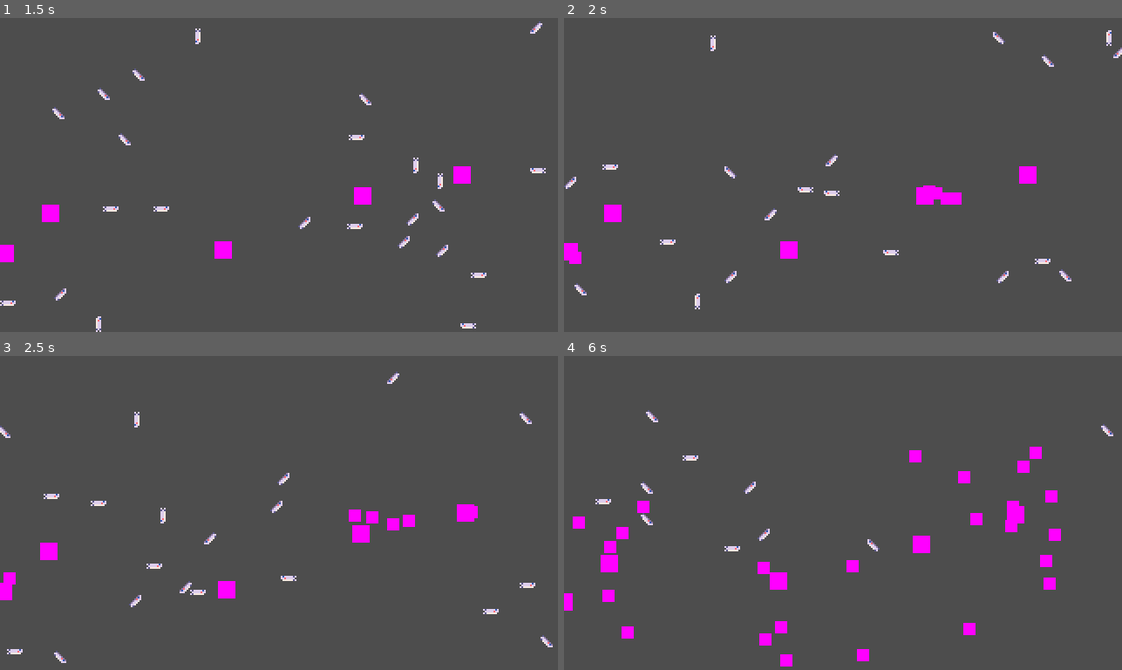
Above: before the commit, frames 1-4 (two rows, left to right).
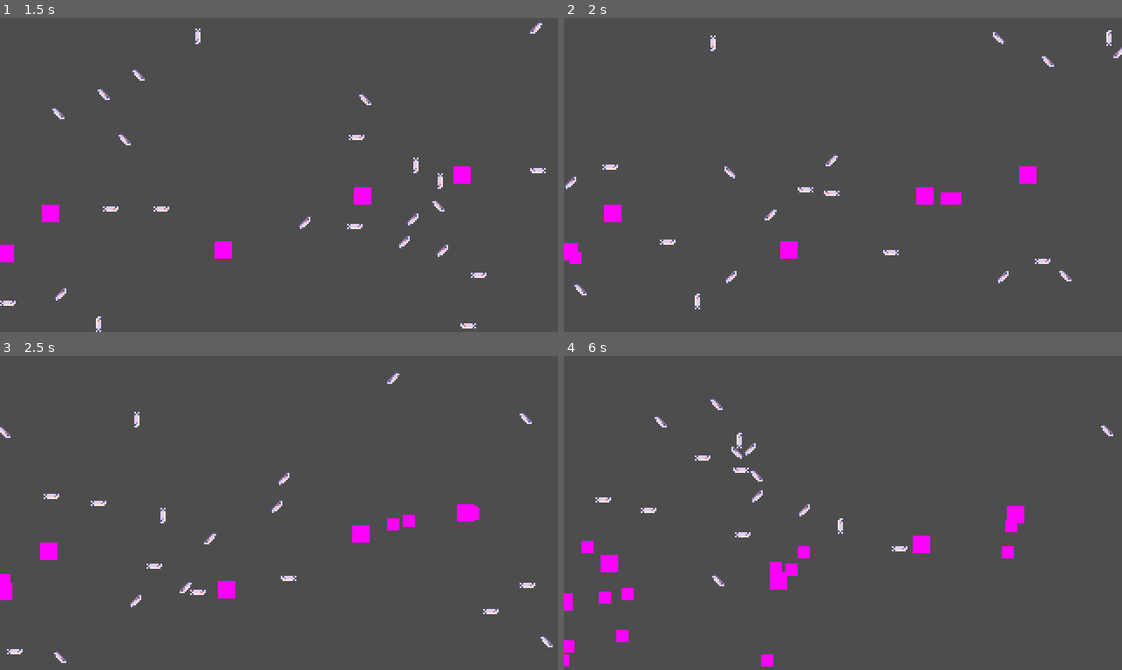
Above: after the commit, the same moments.

Repository: wickworks/jellyfishquarium
Game: Godot game, scene res://main.tscn
Two runs of this game, one before a commit and one after it. Both use one fixed random seed, a clock stepped at 60 frames per second and the inputs below.
Inputs (mouse positions are in pixels of both pictures, inside the frame that each line leads up to):
- Up to frame 1 (1.5 s): tap Enter (ui_accept) at 0.5, 0.77 s; move the mouse to (401, 159) at 0.52 s; move the mouse to (167, 190) at 1.27 s
- Up to frame 2 (2 s): tap Enter (ui_accept) at 1.52 s
- Up to frame 3 (2.5 s): move the mouse to (334, 443) at 2.02 s
- Up to frame 4 (6 s): move the mouse to (815, 575) at 2.77 s; tap Enter (ui_accept) at 3.02, 3.77, 4.52 s; move the mouse to (1010, 560) at 3.52 s; move the mouse to (675, 465) at 4.27 s; move the mouse to (870, 513) at 5.02 s; move the mouse to (759, 434) at 5.77 s

Frame 1 is identical in both runs. In frame 2, less than 0.1% of the frame differs, in the area x 64-68%, y 53-58%; in frame 3, 0.2%; in frame 4, 3.6%, in the area x 0-90%, y 13-99%.

Commit message:
circle of life

Diff:
--- a/entity/fish.gd
+++ b/entity/fish.gd
@@ -1,5 +1,10 @@
 extends Node2D
 class_name Fish
+
+const EAT_DIST:float = 10
+const EAT_TO_LAY_TIME:float = 1.5
+#const LAY_MAX:int = 3
+const FISH_SCENE:PackedScene = preload("res://entity/fish.tscn")
 
 const PERCEPTION_RADIUS:float = 40
 const SEPARATION_DISTANCE:float = 25
@@ -14,6 +19,11 @@
 
 var direction:float = randf_range(0, TAU)
 @onready var velocity:Vector2 = Util.vector_from_angle(SPEED_MAX, direction)
+
+var eat_tweens:Array[Tween] = []
+
+func _exit_tree() -> void:
+	for tween:Tween in eat_tweens: tween.kill()
 
 func _process(delta: float) -> void:
 	Util.wrap_screen(self)
@@ -62,3 +72,21 @@
 	$Sprite.frame = posmod(round(velocity.angle() * 8 / TAU), 8)
 	#$Label.text = "%s %s" % [posmod(round(velocity.angle() * 8 / TAU), 8) $Sprite.frame]
 	position += velocity
+
+
+	# EAT LARVAE
+	var all_larvae:Array = get_tree().get_nodes_in_group("larvae")
+	for larvae:Larvae in all_larvae:
+		var distance := position.distance_to(larvae.position)
+		if distance < EAT_DIST:
+			larvae.queue_free()
+			var eat_tween = create_tween()
+			eat_tween.tween_callback(lay_fish).set_delay(EAT_TO_LAY_TIME)
+			eat_tweens.append(eat_tween)
+
+func lay_fish() -> void:
+	#for i in randi_range(1, LAY_MAX):
+	var fish:Fish = FISH_SCENE.instantiate()
+	fish.position = position + Vector2(.01,.01)
+	fish.velocity = velocity
+	Main.scene.add_child(fish)
--- a/entity/jellyfish.gd
+++ b/entity/jellyfish.gd
@@ -1,9 +1,9 @@
 extends Node2D
+class_name Jellyfish
 
 const EAT_DIST:float = 10
 const EAT_TO_LAY_TIME:float = 1.5
 const LAY_MAX:int = 3
-
 const LARVAE_SCENE:PackedScene = preload("res://entity/larvae.tscn")
 
 var velocity: Vector2 = Vector2(randf_range(-1.0, 1.0), 0.0)
@@ -12,15 +12,29 @@
 const DRAG = 0.3
 const GRAVITY = 0.0005
 
+const MAX_LIFESPAN:float = 15
+
+var lifespan_tween:Tween
+var bloop_tween:Tween
+var eat_tweens:Array[Tween] = []
+
+func _exit_tree() -> void:
+	lifespan_tween.kill()
+	bloop_tween.kill()
+	for tween:Tween in eat_tweens: tween.kill()
+
 func bloop() -> void:
-	var tween = create_tween().set_trans(Tween.TRANS_CUBIC).set_ease(Tween.EASE_IN_OUT)
-	tween.tween_property(self, 'accel', Vector2(randf_range(-0.1, 0.1), -ACCEL), 0.3)
-	tween.tween_property(self, 'accel', Vector2(0.0, 0), 0.3)
-	tween.tween_interval(randf_range(3, 7))
-	tween.tween_callback(bloop)
+	bloop_tween = create_tween().set_trans(Tween.TRANS_CUBIC).set_ease(Tween.EASE_IN_OUT)
+	bloop_tween.tween_property(self, 'accel', Vector2(randf_range(-0.1, 0.1), -ACCEL), 0.3)
+	bloop_tween.tween_property(self, 'accel', Vector2(0.0, 0), 0.3)
+	bloop_tween.tween_interval(randf_range(3, 7))
+	bloop_tween.tween_callback(bloop)
 
 func _ready() -> void:
 	bloop()
+
+	lifespan_tween = create_tween()
+	lifespan_tween.tween_callback(peacefully_die_of_old_age).set_delay(MAX_LIFESPAN * randf_range(.75,1.0))
 
 func _process(delta: float) -> void:
 	velocity += accel
@@ -30,19 +44,23 @@
 	position += velocity
 	Util.wrap_screen(self)
 
-
+	# EAT FISH
 	var all_fish:Array = get_tree().get_nodes_in_group("fish")
 	for fish:Fish in all_fish:
 		var distance := position.distance_to(fish.position)
 		if distance < EAT_DIST:
 			fish.queue_free()
-
 			var eat_tween = create_tween()
 			eat_tween.tween_callback(lay_larvae).set_delay(EAT_TO_LAY_TIME)
+			eat_tweens.append(eat_tween)
 
 
 func lay_larvae() -> void:
-	for i in randi_range(1, LAY_MAX):
+	for i in randi_range(0, LAY_MAX):
 		var larvae:Larvae = LARVAE_SCENE.instantiate()
 		larvae.position = position
 		Main.scene.add_child(larvae)
+
+
+func peacefully_die_of_old_age() -> void:
+	queue_free()
--- a/entity/larvae.gd
+++ b/entity/larvae.gd
@@ -1,22 +1,42 @@
 extends Node2D
 class_name Larvae
+
+const JELLYFISH_SCENE:PackedScene = preload("res://entity/jellyfish.tscn")
+
 
 var angle:float
 var speed:float
 
 const SPEED_MAX:float = .5
+const WAVER_TIME:float = 1.5
+const MATURATION_TIME:float = 15
 
-const WAVER_TIME:float = 1.5
+var waver_tween:Tween
+var lifespan_tween:Tween
 
+func _exit_tree() -> void:
+	waver_tween.kill()
+	lifespan_tween.kill()
 
 func _ready() -> void:
 	angle = randf_range(0, TAU)
 	speed = randf_range(SPEED_MAX * .5, SPEED_MAX)
 
-	var waver_tween = create_tween().set_trans(Tween.TRANS_SINE).set_ease(Tween.EASE_IN_OUT).set_loops()
+	waver_tween = create_tween()
+	waver_tween.set_trans(Tween.TRANS_SINE).set_ease(Tween.EASE_IN_OUT).set_loops()
 	waver_tween.tween_property(self, 'angle', angle - PI * .5, WAVER_TIME)
 	waver_tween.tween_property(self, 'angle', angle + PI * .5, WAVER_TIME)
 	waver_tween.tween_property(self, 'angle', angle, WAVER_TIME)
 
+	lifespan_tween = create_tween()
+	lifespan_tween.tween_callback(grow_up_and_move_out).set_delay(MATURATION_TIME * randf_range(.5,1.0))
+
 func _process(delta: float) -> void:
 	position += Util.vector_from_angle(speed, angle)
+
+func grow_up_and_move_out() -> void:
+	var jellyfish:Jellyfish = JELLYFISH_SCENE.instantiate()
+	jellyfish.position = position
+	Main.scene.add_child(jellyfish)
+
+	queue_free()
